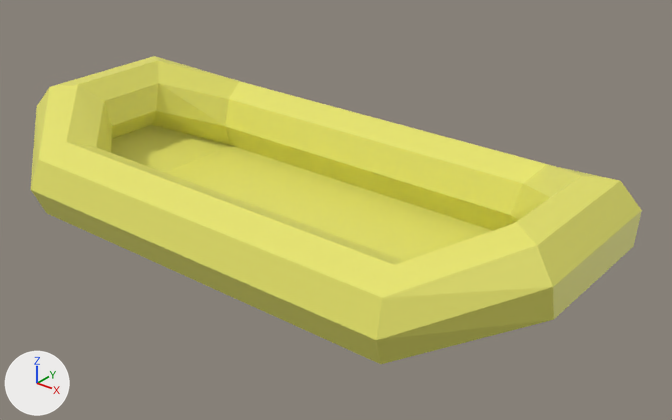
The Blender file art/models/raft2.blend, before and after one commit.
One viewpoint serves both versions: a 50 mm lens placed at (13.87, -15.93, 10.72), pointed at (0.9, 0.28, 0.66). Lighting does not change. The marker at lower left points along +X, +Y and +Z. The first picture is the older version.

Objects in the first picture: 'Raft'.
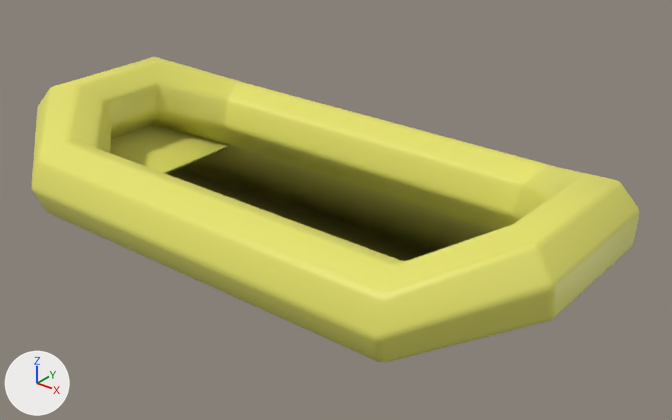
What differs and where, as boxes [x1, y1, x2, y2] in the pictures (672 x 420 px):
'Raft', shading changed, modifiers changed: before [31, 56, 642, 364]; after [32, 57, 639, 362]

The change, as a list of edits to the scene's bpy script:
```text
Change me_torus_001:
    where me_torus_001.from_pydata(...)  # 64 vertices, 67 faces; spans x -7.8..7.8, y -4.1..4.1, z -0.1..2.8
    used by ob_raft; location = (0.0, 0.0, 0.0)
    me_torus_001 part 1: all faces are now shaded smooth (67 of 67 changed)
Change ob_raft:
    add _m = ob_raft.modifiers.new('Bevel', 'BEVEL')
    add _m.segments = 3
```
